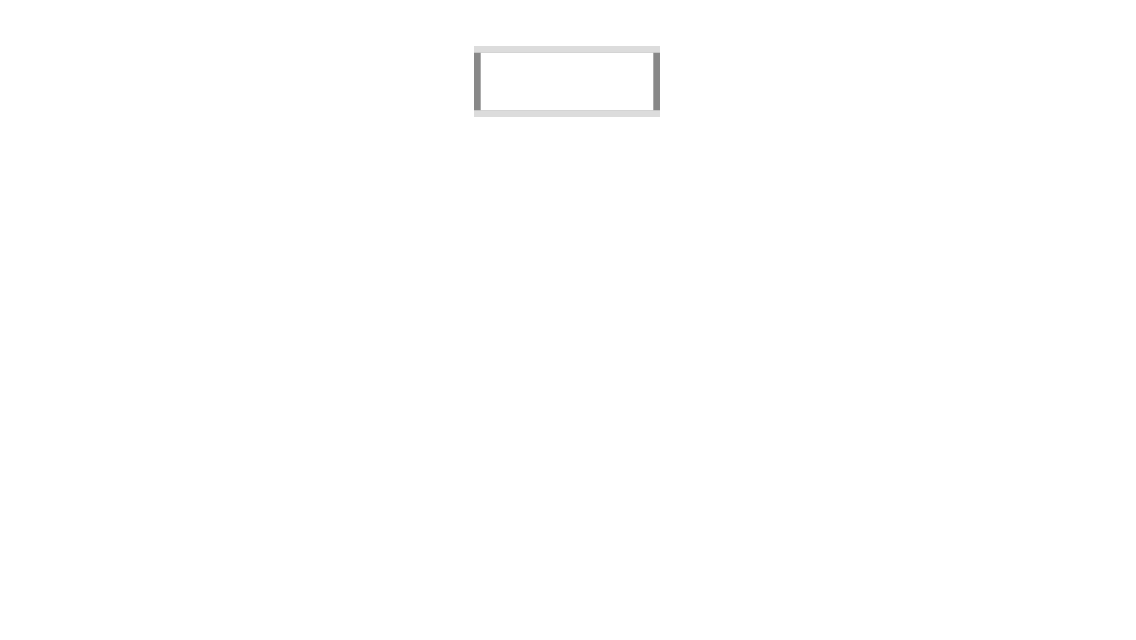
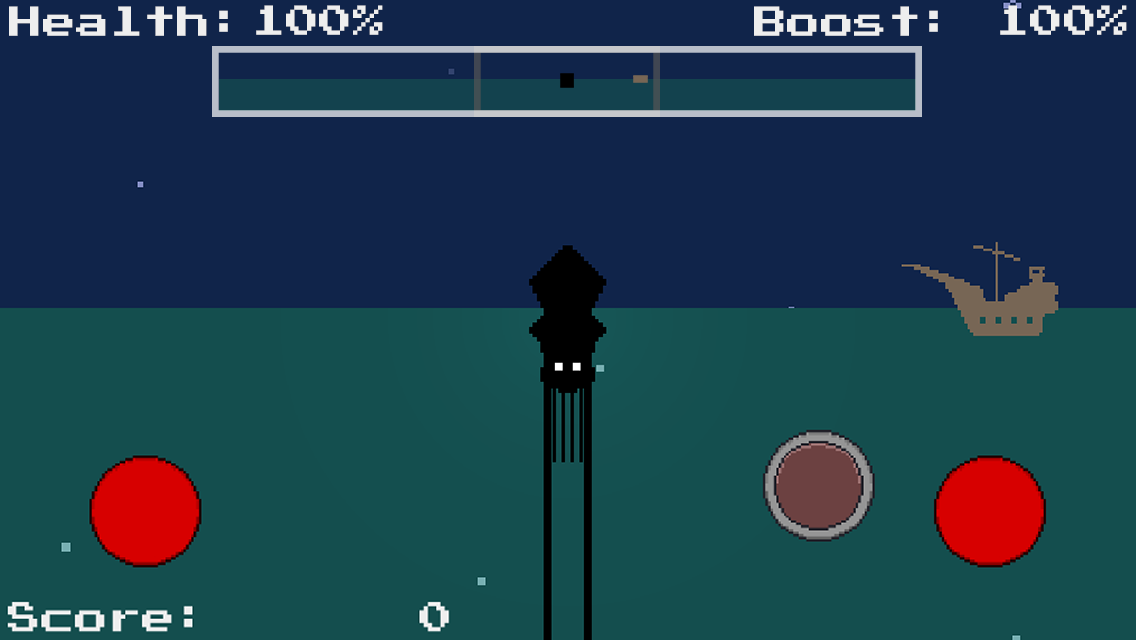
Revision of a layered 1136px x 640px image; what changed, layer by layer:
showed group "Health" (2 layers) over [9, 5, 383, 36]
showed group "Boost" (2 layers) over [754, 5, 1127, 36]
showed "Layer 2" over [633, 75, 648, 83]
showed "Layer 1" over [560, 73, 574, 88]
showed "Rectangle 3" over [219, 53, 916, 79]
showed "Rectangle 2" over [219, 79, 916, 111]
showed "Background" over [0, 0, 1136, 640]
